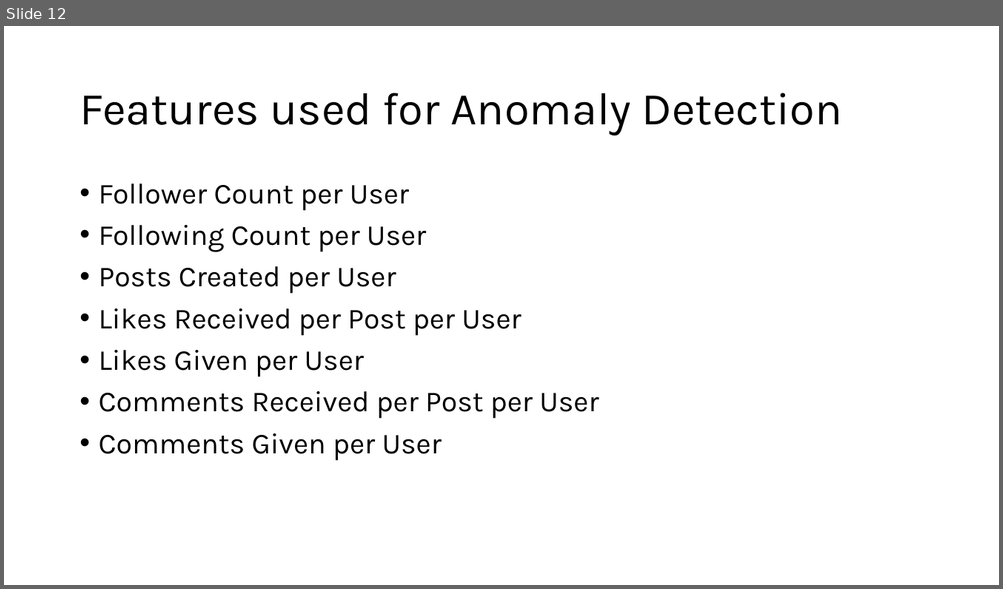
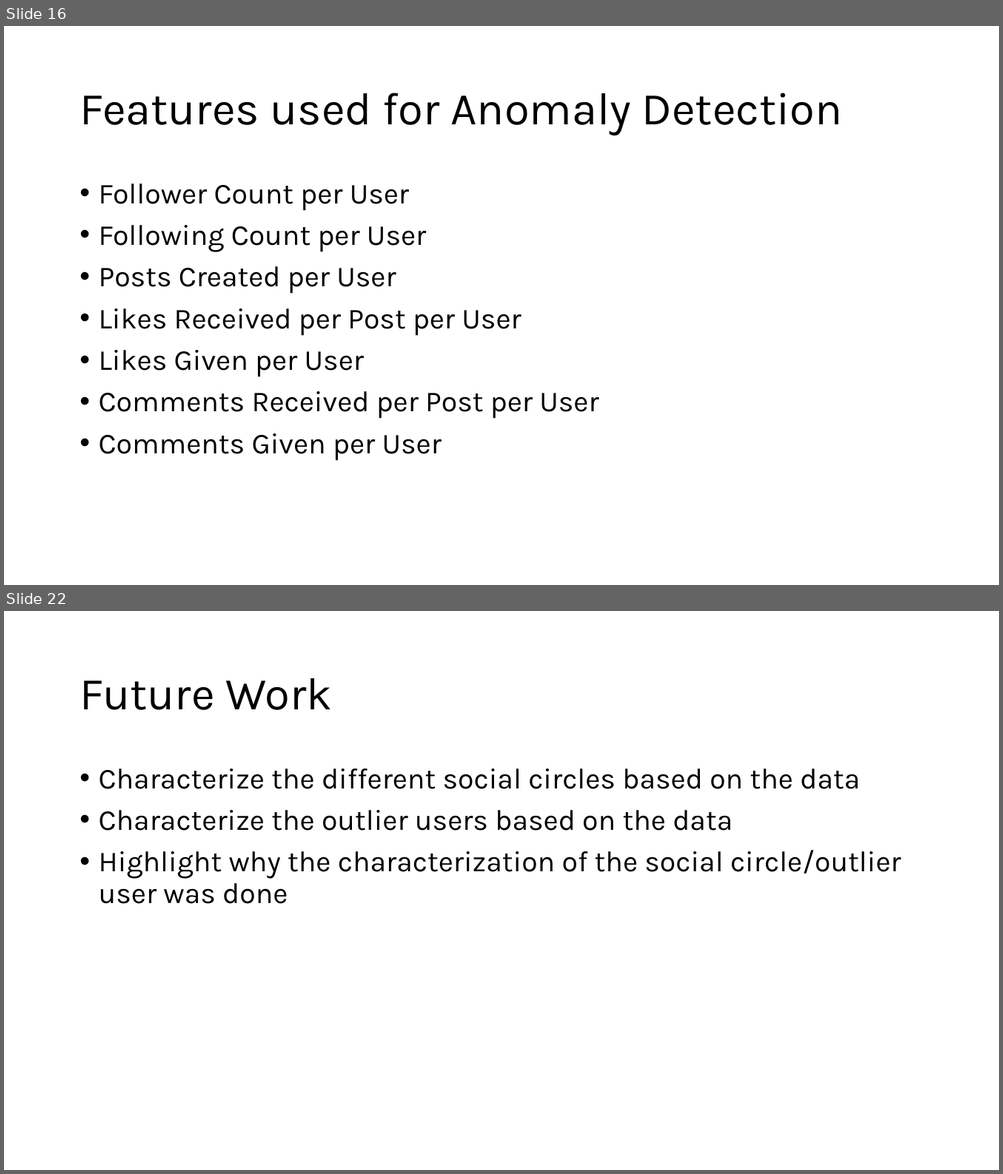
Before and after one commit to jonas-blum/data-mining-1, a slide deck: project/project-presentation.pptx. Shown one above the other, each under a label of ours: slide 12 before the commit, slides 16 and 22 after it; the slides between them are not shown. The pictures are 1003x589 and 1003x1174 pixels, drawn with LibreOffice and Linux fonts; fonts in the diff are those of the drawing. Boxes give left, top, right and bottom in pixels: in the first picture for what was removed or moved away, otherwise in the second. Text is boxed around its words. In the diff, an @@ line names an element or a change of style, - is before the commit and + after.

```diff
--- a/project/project-presentation.pptx
+++ b/project/project-presentation.pptx
@@ slide 22 added at <box>4,611,999,1170</box>, background #FFFFFF @@
@@ title added at <box>79,678,332,710</box>, 44 pt, text #000000 @@
+Future Work
@@ text added at <box>99,769,901,904</box>, 28 pt, text #000000 @@
+• Characterize the different social circles based on the data
+• Characterize the outlier users based on the data
+• Highlight why the characterization of the social circle/outlier user was done
@@ what was slide 12 is now slide 16 @@
```
Also in this commit, not shown: 6 slides changed, 5 other slides added, 1 slide removed, 3 other files.
